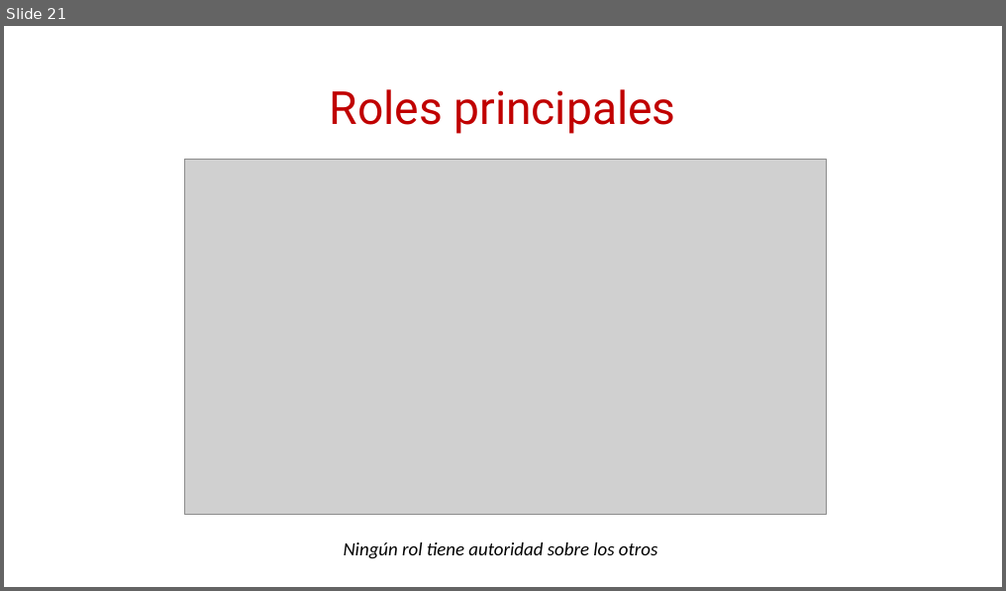
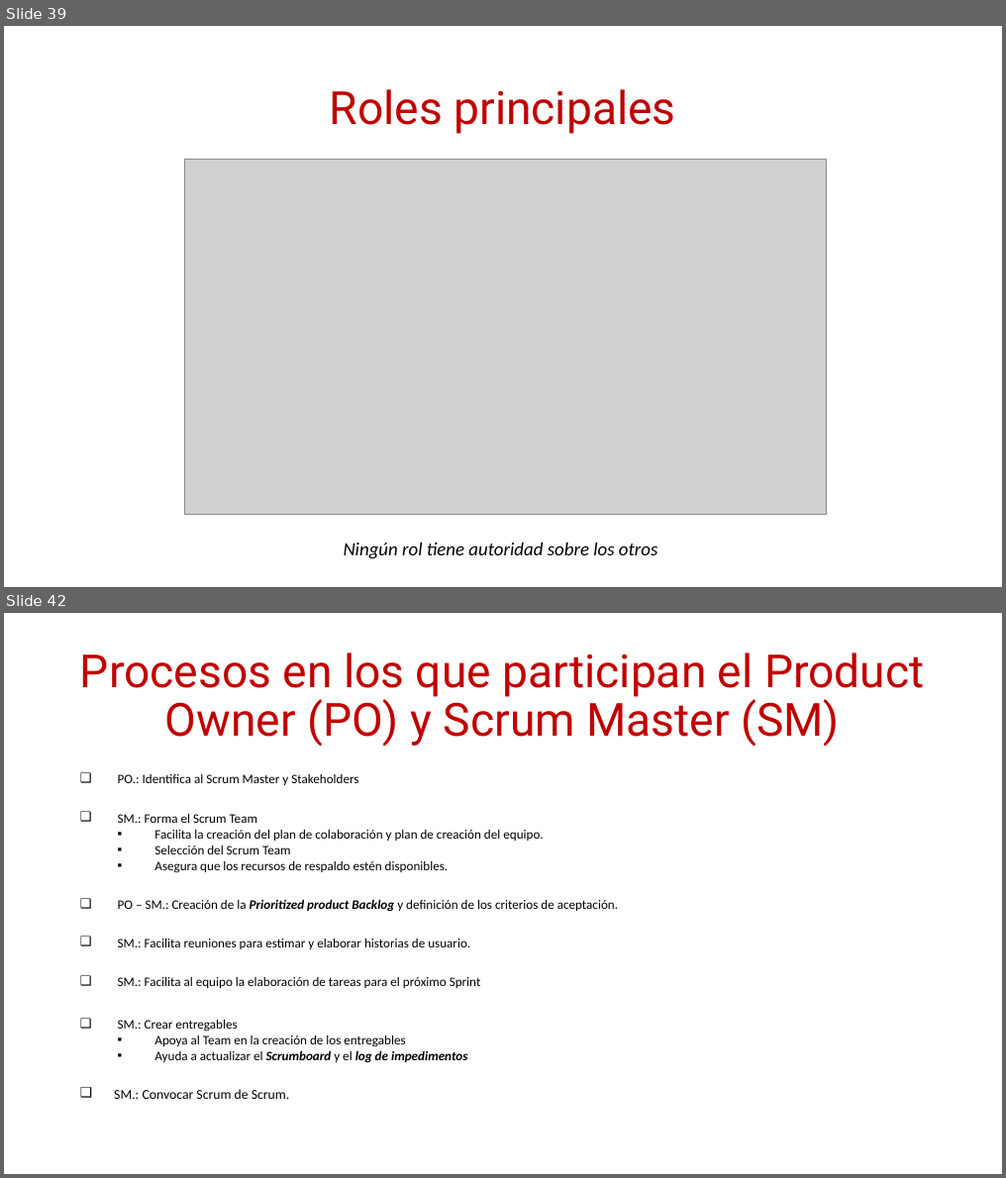
Before and after one commit to daniiel/cursos, a slide deck: Scrum/introduccion a scrum.pptx. Shown one above the other, each under a label of ours: slide 21 before the commit, slides 39 and 42 after it; the slides between them are not shown. The pictures are 1006x591 and 1006x1178 pixels, drawn with LibreOffice and Linux fonts; fonts in the diff are those of the drawing; grey boxes stand for pictures. Boxes give left, top, right and bottom in pixels: in the first picture for what was removed or moved away, otherwise in the second. Text is boxed around its words. In the diff, an @@ line names an element or a change of style, - is before the commit and + after.

Commit message:
actualizacion scrum

```diff
--- a/Scrum/introduccion a scrum.pptx
+++ b/Scrum/introduccion a scrum.pptx
@@ slide 42 added at (4, 613, 1002, 1174), background #FFFFFF @@
@@ title added at (80, 653, 924, 747), 44 pt, text #C00000 @@
+Procesos en los que participan el Product Owner (PO) y Scrum Master (SM)
@@ text added at (114, 774, 618, 1099), 12.5 pt, text #000000 @@
+❑ PO.: Identifica al Scrum Master y Stakeholders
+❑ SM.: Forma el Scrum Team
+  ▪ Facilita la creación del plan de colaboración y plan de creación del equipo.
+  ▪ Selección del Scrum Team
+  ▪ Asegura que los recursos de respaldo estén disponibles.
+❑ PO – SM.: Creación de la Prioritized product Backlog y definición de los criterios de aceptación.
+❑ SM.: Facilita reuniones para estimar y elaborar historias de usuario.
+❑ SM.: Facilita al equipo la elaboración de tareas para el próximo Sprint
+❑ SM.: Crear entregables
+  ▪ Apoya al Team en la creación de los entregables
+  ▪ Ayuda a actualizar el Scrumboard y el log de impedimentos
+❑ SM.: Convocar Scrum de Scrum.
@@ what was slide 21 is now slide 39 @@
```
Also in this commit, not shown: 5 slides changed, 27 other slides added.
